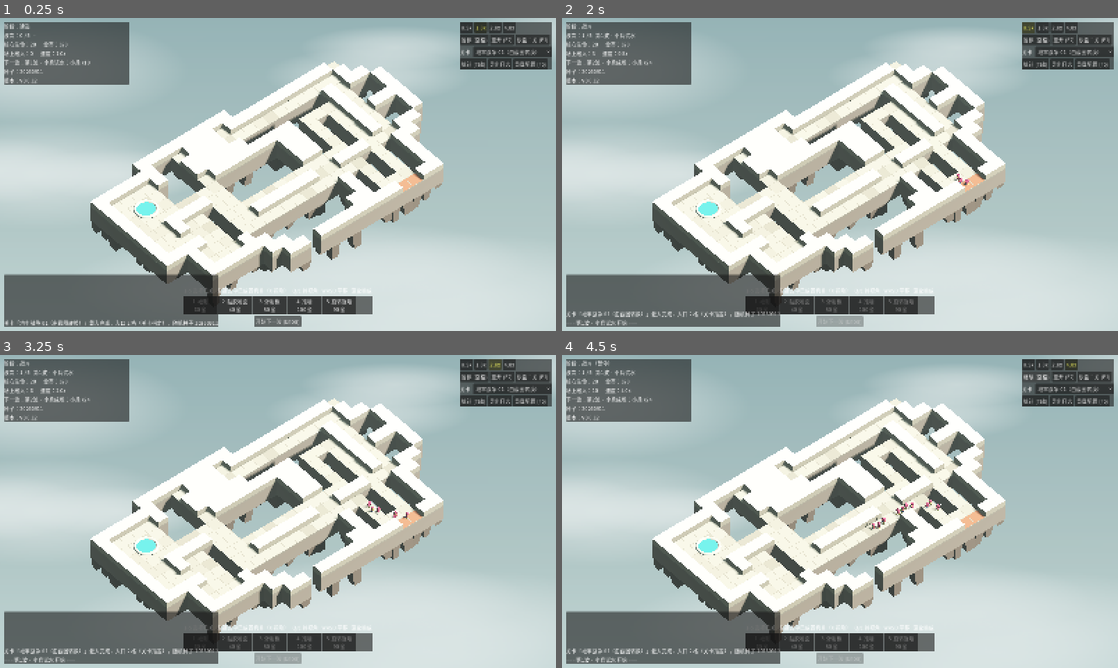
Above: before the commit, frames 1-4 (two rows, left to right).
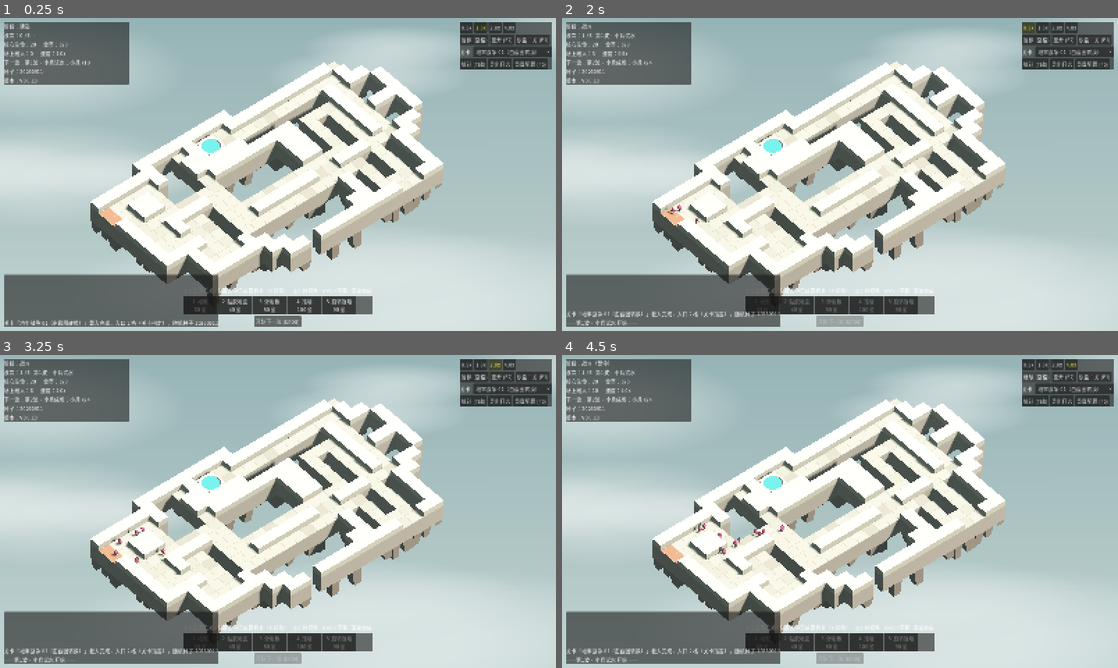
Above: after the commit, the same moments.

Repository: Autinhorse/HumanMustDie
Game: Godot game, scene res://scenes/main.tscn
Same seed, same stepped clock (60 frames per second), same inputs: the game is played once before the commit and once after it.
Inputs:
- Up to frame 1 (0.25 s): no input
- Up to frame 2 (2 s): click "开始下一波 (Enter)" at 0.5 s; click "0.5x" at 1.25 s
- Up to frame 3 (3.25 s): click "1.0x" at 2 s; click "2.0x" at 2.75 s
- Up to frame 4 (4.5 s): click "4.0x" at 3.5 s; click "暂停 (空格)" at 4.25 s

The runs differ from the first frame. In frame 1, 0.8% of the frame differs, in the area x 6-76%, y 20-67%; in frame 2, 0.8%; in frame 3, 0.9%; in frame 4, 1.1%.

Commit message:
v0.0.13 修剑的朝向：外倾角 45 度误设导致投影后一会朝上一会朝下
剑的外倾角在源码里是 45 度（我前面某次替换把 17 改成了 45，而 str.replace
不匹配时是静默的，没发现）。45° 外倾在 45° 俯视的正交相机下投影出来，
正好从"竖直"到"水平"都有可能，所以一群小兵里剑的朝向五花八门。

- 外倾角 45 -> 8 度，握把挪到手臂外侧面，小角度也能让刀身避开上臂
- actor_view 加 _stabilize_sword：手臂摆动时用矩阵把剑锁回静止朝向。
  不能简单"绕某轴反向转同样角度" —— glTF 转 Y-up 后剑的局部轴和手臂的
  摆动轴对不上，那样转反而会再加一次摆幅（实测偏离竖直 40 度）
- 持剑那条手臂摆幅降到 55%

排查用的 tests/probe_model.tscn 留下了：打印导入后的节点树和各节点静止
朝向，判断"模型不对还是代码不对"比看渲染图快得多。

T6 不再写死 dw_01 的入口坐标，改成验证"以关卡里写的为准"这个机制，
关卡被手工调整后不会误报。

顺带带上 dw_01.json 的手工调整（入口挪到左边、核心位置调整）。

Co-Authored-By: Claude Opus 5 (1M context) <noreply@anthropic.com>
Claude-Session: https://claude.ai/code/session_01VCzWxNk1LcyQr5pasXVQW6

Diff:
--- a/data/levels/dw_01.json
+++ b/data/levels/dw_01.json
@@ -3,10 +3,10 @@
   "_comment": "由 tools/map_from_image.py 从 ref/DungeonWarfareMap01.png 转换。格子类型：0 空地 1 地面 2 墙 3 障碍 4 桥 5 核心。重跑命令见 docs/原型A_运行与实现说明.md。已知：(8,1) 和 (23,1) 是两个走不到核心的孤立小格，无害。",
   "grid": [
     "00000222222222000000000000",
-    "22222200122212222222222100",
-    "21111200222211111111111200",
-    "21551000222220000000021220",
-    "21551000122222222011121002",
+    "22222200125512222222222100",
+    "11111200225511111111111200",
+    "11221000222220000000021220",
+    "21221000122222222011121002",
     "21111111100000022010121002",
     "21122221100000022010121222",
     "21121101100000022010121002",
@@ -19,7 +19,7 @@
     "00000000220222222221122000"
   ],
   "entrance": [
-    "19,14-20,14"
+    "0,2-0,3"
   ],
   "allowed_traps": [
     "spikes",
--- a/project.godot
+++ b/project.godot
@@ -11,7 +11,7 @@
 [application]
 
 config/name="HumanMustDie - Prototype A"
-config/version="0.0.12"
+config/version="0.0.13"
 config/description="机关塔防灰盒原型：固定走廊 + 5 种机关 + 小/中/重三类物理敌人"
 run/main_scene="res://scenes/main.tscn"
 config/features=PackedStringArray("4.7", "Forward Plus")
--- a/scripts/view/actor_view.gd
+++ b/scripts/view/actor_view.gd
@@ -82,6 +82,14 @@
 
 # ---------------------------------------------------------------- 动作
 
+## 在静止姿势的基础上再叠一个旋转（用于抵消父节点的摆动）
+func _rot_compose(part: String, euler: Vector3) -> void:
+	if not parts.has(part):
+		return
+	var n: Node3D = parts[part]
+	var t: Transform3D = rest[part]
+	n.transform = Transform3D(t.basis * Basis.from_euler(euler), t.origin)
+
 func _rot(part: String, euler: Vector3) -> void:
 	if not parts.has(part):
 		return
@@ -97,12 +105,30 @@
 	_rot("LegL", Vector3(s * sw, 0, 0))
 	_rot("LegR", Vector3(-s * sw, 0, 0))
 	_rot("ArmL", Vector3(-s * aw, 0, deg_to_rad(6.0)))
-	_rot("ArmR", Vector3(s * aw, 0, -deg_to_rad(6.0)))
+	# 持剑那条手臂摆幅小一些，剑跟着甩太厉害会看不清朝向
+	_rot("ArmR", Vector3(s * aw * 0.55, 0, -deg_to_rad(6.0)))
+	# 剑反向抵消手臂的摆动：等距相机下剑一旦偏离竖直就会被压扁成横的，
+	# 不同朝向看起来就像"剑一会朝上一会朝下"
+	if not _sword_free:
+		_rot_compose("Sword", Vector3(-s * aw, 0, 0))
 	_rot("Torso", Vector3(deg_to_rad(7.0) * intensity, 0, 0))
 	_rot("Head", Vector3(-deg_to_rad(5.0) * intensity, 0, 0))
+	_stabilize_sword()
 	if model_root != null:
 		# 两条腿各迈一步 = 一个上下起伏周期
 		model_root.position.y = absf(sin(phase)) * 0.06 * intensity
+
+## 手臂摆动时把剑锁回静止朝向。
+## 不能简单地"绕某个轴反向转同样角度" —— glTF 转 Y-up 之后剑的局部轴和手臂的
+## 摆动轴对不上，那样转反而会再加一次摆幅（实测剑会偏离竖直 40 度）。
+## 这里直接用矩阵算：让剑的世界朝向等于"手臂没摆动时"的朝向。
+func _stabilize_sword() -> void:
+	if _sword_free or not parts.has("Sword") or not parts.has("ArmR"):
+		return
+	var arm: Node3D = parts["ArmR"]
+	var sw_rest: Transform3D = rest["Sword"]
+	var b: Basis = arm.transform.basis.inverse() * (rest["ArmR"] as Transform3D).basis * sw_rest.basis
+	(parts["Sword"] as Node3D).transform = Transform3D(b, sw_rest.origin)
 
 func set_idle() -> void:
 	set_run(0.0, 0.0)
--- a/tests/pose.gd
+++ b/tests/pose.gd
@@ -13,6 +13,65 @@
 ]
 
 func _ready() -> void:
+	if "--facings" in OS.get_cmdline_user_args():
+		_build_facings()
+		await _maybe_shot()
+		return
+	_build_poses()
+
+## 八个朝向 x 两个跑步相位，用游戏里的相机角度看 —— 复现"剑一会向上一会向下"
+func _build_facings() -> void:
+	_common_world()
+	var i := 0
+	for phase in [PI * 0.5, PI * 1.5]:
+		for k in 8:
+			var a := ActorView.new()
+			add_child(a)
+			a.setup("swordman", 1.0, Color(0.886, 0.290, 0.482))
+			a.position = Vector3((k - 3.5) * 1.5, 0, (i - 0.5) * 2.2)
+			a.rotation_degrees.y = k * 45.0
+			a.set_run(phase, 1.0)
+			if i == 0 and a.parts.has("Sword"):
+				var sw: Node3D = a.parts["Sword"]
+				var b := sw.global_transform.basis
+				print("yaw=%3d  局部+Z在世界=%s  局部+Y在世界=%s" % [
+					k * 45, str(b * Vector3(0, 0, 1)), str(b * Vector3(0, 1, 0))])
+		i += 1
+	var cam := Camera3D.new()
+	cam.projection = Camera3D.PROJECTION_ORTHOGONAL
+	cam.size = 9.0
+	var pivot := Vector3(0, 0.5, 0)
+	var elev := deg_to_rad(45.0)
+	var yaw := deg_to_rad(-40.0)
+	cam.position = pivot + Vector3(cos(elev) * sin(yaw), sin(elev), cos(elev) * cos(yaw)) * 14.0
+	add_child(cam)
+	cam.look_at(pivot, Vector3.UP)
+	cam.current = true
+
+func _common_world() -> void:
+	var env := WorldEnvironment.new()
+	var e := Environment.new()
+	e.background_mode = Environment.BG_COLOR
+	e.background_color = Color(0.78, 0.83, 0.83)
+	e.ambient_light_source = Environment.AMBIENT_SOURCE_COLOR
+	e.ambient_light_color = Color(0.66, 0.76, 0.76)
+	e.ambient_light_energy = 0.35
+	env.environment = e
+	var sun := DirectionalLight3D.new()
+	sun.rotation_degrees = Vector3(-42, 35, 0)
+	sun.light_energy = 1.1
+	sun.shadow_enabled = true
+	add_child(sun)
+	var ground := MeshInstance3D.new()
+	var pm := PlaneMesh.new()
+	pm.size = Vector2(40, 40)
+	ground.mesh = pm
+	var gm := StandardMaterial3D.new()
+	gm.albedo_color = Color(0.86, 0.83, 0.76)
+	ground.material_override = gm
+	add_child(ground)
+
+func _build_poses() -> void:
 	var env := WorldEnvironment.new()
 	var e := Environment.new()
 	e.background_mode = Environment.BG_COLOR
--- /dev/null
+++ b/tests/probe_model.gd
@@ -0,0 +1,23 @@
+extends Node
+func _ready() -> void:
+	var packed = load("res://assets/models/swordman.glb")
+	var root: Node3D = packed.instantiate()
+	add_child(root)
+	_dump(root, 0)
+	get_tree().quit(0)
+
+func _dump(n: Node, depth: int) -> void:
+	var pad := "  ".repeat(depth)
+	if n is Node3D:
+		var t: Transform3D = n.transform
+		var e: Vector3 = t.basis.get_euler() * 180.0 / PI
+		print("%s%s [%s] pos=(%.3f,%.3f,%.3f) euler=(%.1f,%.1f,%.1f) X=%s Y=%s Z=%s" % [
+			pad, n.name, n.get_class(), t.origin.x, t.origin.y, t.origin.z, e.x, e.y, e.z,
+			_v(t.basis.x), _v(t.basis.y), _v(t.basis.z)])
+	else:
+		print("%s%s [%s]" % [pad, n.name, n.get_class()])
+	for c in n.get_children():
+		_dump(c, depth + 1)
+
+func _v(v: Vector3) -> String:
+	return "(%.2f,%.2f,%.2f)" % [v.x, v.y, v.z]
--- /dev/null
+++ b/tests/probe_model.tscn
@@ -0,0 +1,6 @@
+[gd_scene load_steps=2 format=3]
+
+[ext_resource type="Script" path="res://tests/probe_model.gd" id="1_pm"]
+
+[node name="ProbeModel" type="Node"]
+script = ExtResource("1_pm")
--- a/tests/test_runner.gd
+++ b/tests/test_runner.gd
@@ -219,10 +219,14 @@
 	g2.start("dw_01")
 	_check(g2.load_error == "", "dw_01 载入失败: " + g2.load_error, errs)
 	if g2.load_error == "":
-		var got := g2.entrance_cells.duplicate()
-		got.sort()
-		var want: Array[Vector2i] = [Vector2i(19, 14), Vector2i(20, 14)]
-		_check(got == want, "dw_01 的入口应当就是关卡里写的 %s，实为 %s" % [str(want), str(got)], errs)
+		# 不写死坐标 —— 关卡随时会被手工调整；这里验证的是"以关卡里写的为准"这个机制
+		var spec: Variant = Cfg.levels["dw_01"].get("entrance", null)
+		_check(spec != null, "dw_01 应当写了 entrance 字段", errs)
+		if spec != null:
+			var listed: Array[Vector2i] = g2._parse_cells(spec)
+			_check(not g2.entrance_cells.is_empty(), "入口不该为空", errs)
+			for c in g2.entrance_cells:
+				_check(listed.has(c), "入口 %s 不在关卡写的 entrance 里，说明没按关卡来" % str(c), errs)
 	g2.queue_free()
 	return errs
 
Binary file added: 11d80911-3450-4fe0-acc0-961e1baa00ff.png
Not shown, added: 11d80911-3450-4fe0-acc0-961e1baa00ff.png.import
Binary file changed: assets/models/swordman.glb
Not shown, added: tests/probe_model.gd.uid
Not shown, changed: docs/原型A_运行与实现说明.md
Not shown, changed: tools/blender/build_swordman.py
